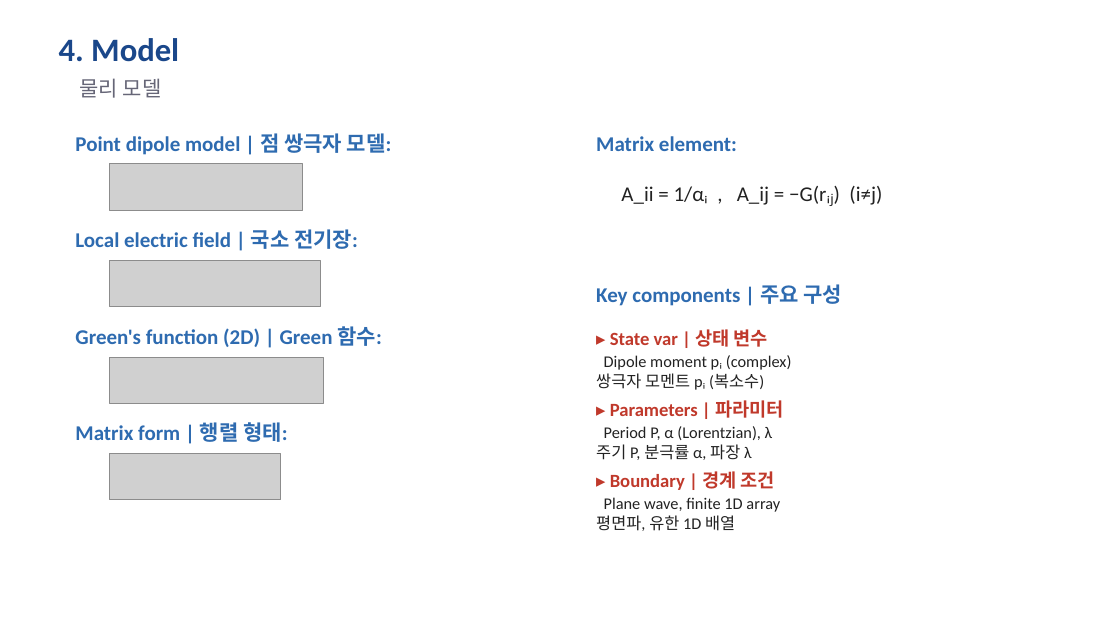
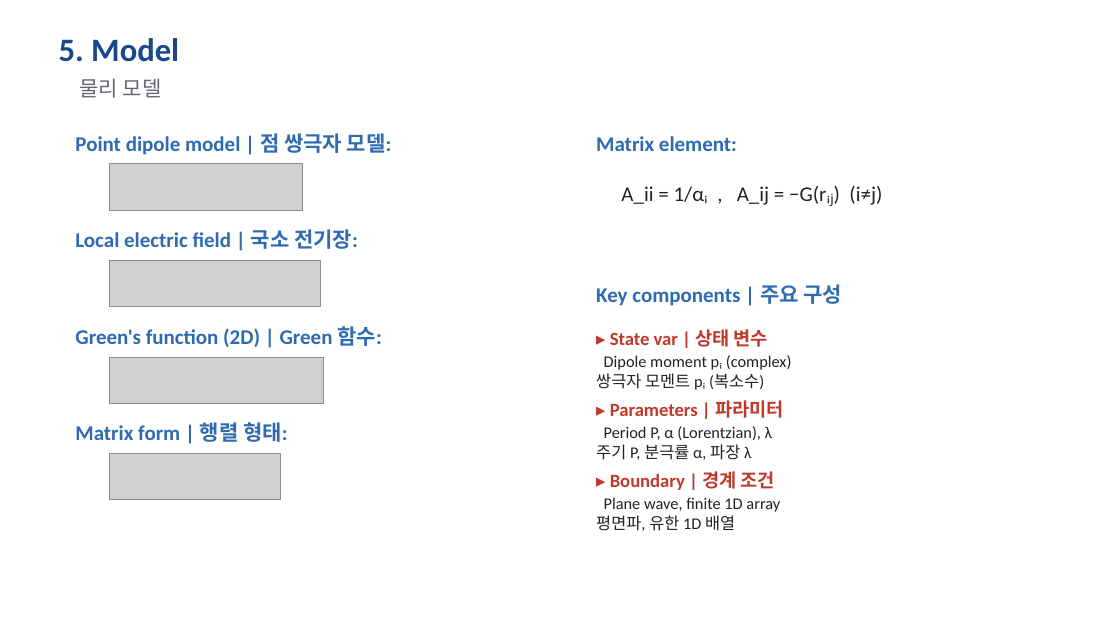
Before and after one commit to songyb111-gachon/week1, a slide deck: slide 6 of week1_proposal_v2.pptx (slide 5 before the commit). Drawn at 1120x630 pixels with LibreOffice and Linux fonts; fonts in the diff are those of the drawing; grey boxes stand for pictures. Boxes give left, top, right and bottom in pixels: in the first picture for what was removed or moved away, otherwise in the second. Text is boxed around its words. In the diff, an @@ line names an element or a change of style, - is before the commit and + after.

```diff
--- a/week1_proposal_v2.pptx
+++ b/week1_proposal_v2.pptx
@@ text at bbox=[59, 38, 179, 62]: text changed @@
-4. Model
+5. Model
```
Also in this commit, not shown: 5 other slides changed, 1 slide added, 3 other files.
